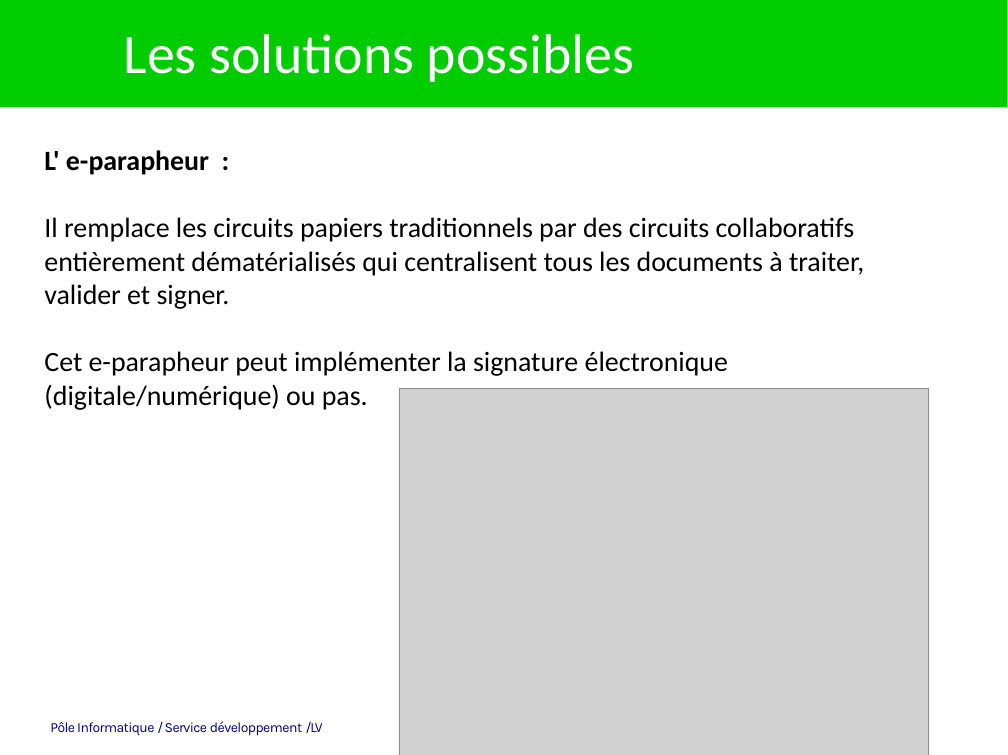
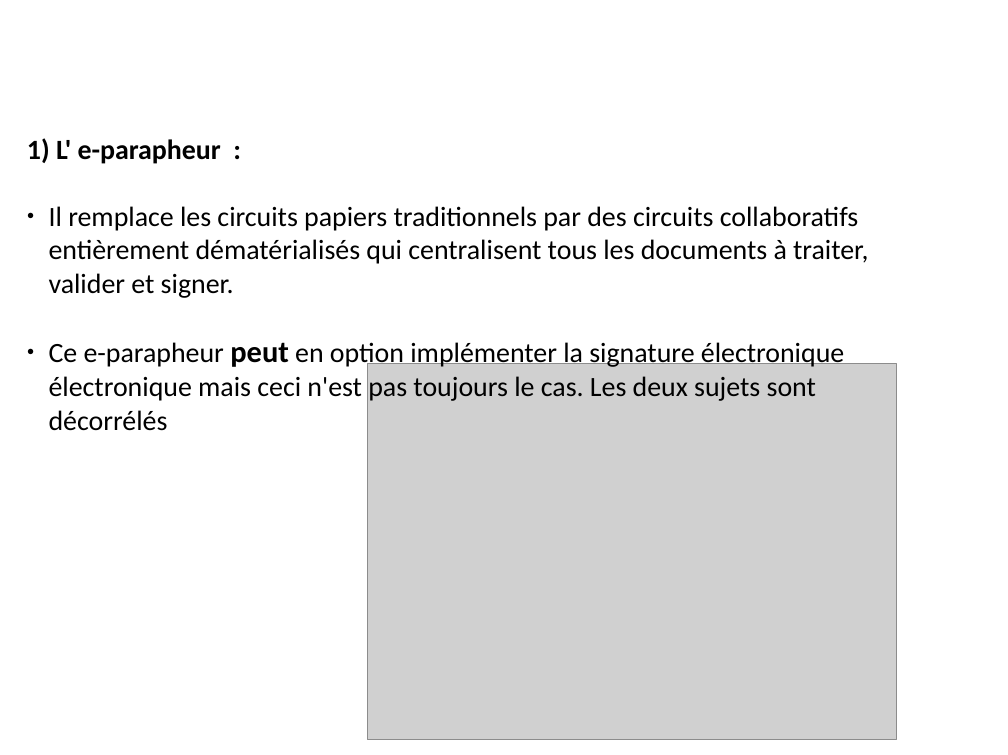
Before and after one commit to heylve/current, a slide deck: slide 11 of Presentations/la_signature_electronique_cest_quoi.odp (slide 9 before the commit). Drawn at 1008x755 pixels with LibreOffice and Linux fonts; fonts in the diff are those of the drawing; grey boxes stand for pictures; background and template pictures are left out. Boxes give left, top, right and bottom in pixels: in the first picture for what was removed or moved away, otherwise in the second. Text is boxed around its words. In the diff, an @@ line names an element or a change of style, - is before the commit and + after.

```diff
--- a/Presentations/la_signature_electronique_cest_quoi.odp
+++ b/Presentations/la_signature_electronique_cest_quoi.odp
@@ freeform shape removed at [0, 0, 1007, 107] @@
@@ title removed at [124, 34, 634, 82] @@
-Les solutions possibles
@@ text "L' e-parapheur :": place and size @@
-text "L' e-parapheur :" at [44, 150, 864, 410]
+text "L' e-parapheur :" at [49, 139, 868, 431]
@@ text at [56, 139, 221, 164]: bullet none to 1) @@
@@ text at [49, 206, 868, 431]: text changed @@
-Il remplace les circuits papiers traditionnels par des circuits collaboratifs
-entièrement dématérialisés qui centralisent tous les documents à traiter,
-valider et signer.
-Cet e-parapheur peut implémenter la signature électronique
-(digitale/numérique) ou pas.
+● Il remplace les circuits papiers traditionnels par des circuits collaboratifs entièrement dématérialisés qui centralisent tous les documents à traiter, valider et signer.
+● Ce e-parapheur peut en option implémenter la signature électronique électronique mais ceci n'est pas toujours le cas. Les deux sujets sont décorrélés
@@ title added at [563, 342, 844, 369], 36 pt, text #FFFFFF @@
+Solution complémentaire pouvant supporter la signature électronique
@@ picture: place and size @@
-picture at [399, 388, 928, 755]
+picture at [367, 363, 897, 739]
@@ text removed at [50, 721, 323, 736] @@
-Pôle Informatique / Service développement /LV
```
Also in this commit, not shown: 7 other slides changed, 7 slides added, 4 slides removed, 4 other files.
